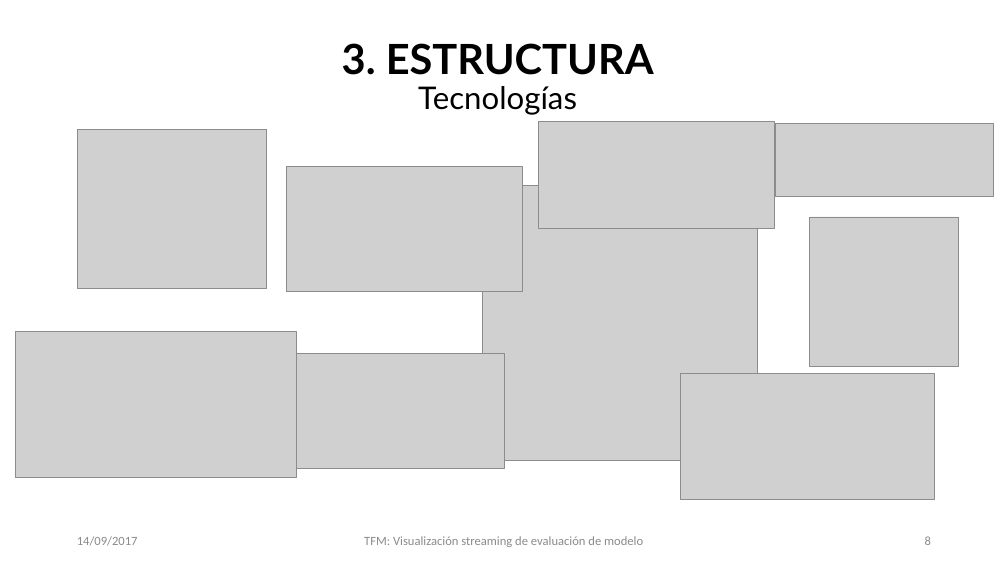
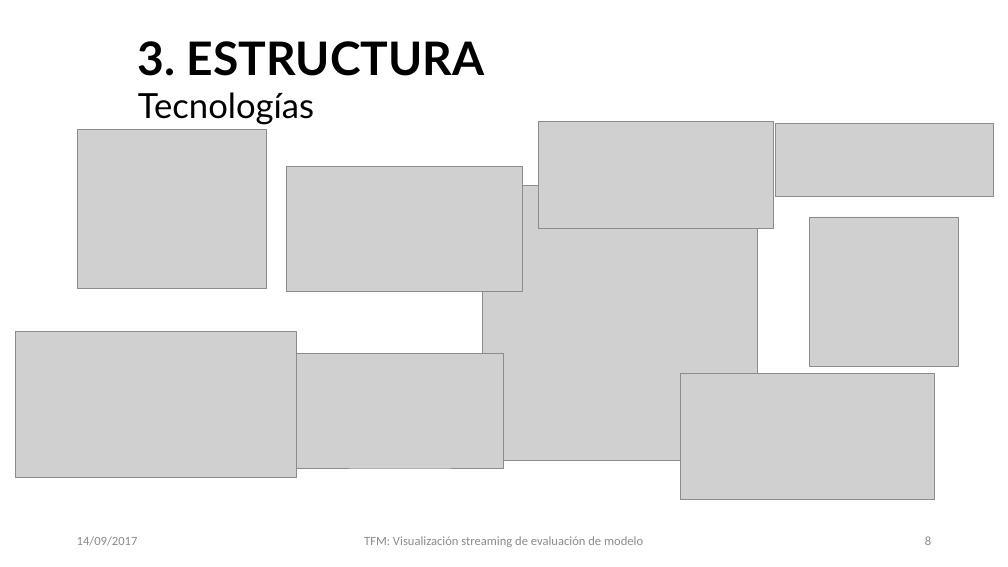
Before and after one commit to IABcb/TFM, a slide deck: slide 8 of slides/TFM.pptx. Drawn at 1008x567 pixels with LibreOffice and Linux fonts; fonts in the diff are those of the drawing; grey boxes stand for pictures; background and template pictures are left out. Boxes give left, top, right and bottom in pixels: in the first picture for what was removed or moved away, otherwise in the second. Text is boxed around its words. In the diff, an @@ line names an element or a change of style, - is before the commit and + after.

```diff
--- a/slides/TFM.pptx
+++ b/slides/TFM.pptx
@@ text at (138,41,485,125): text changed; size 39.6 to 44 pt @@
-3. ESTRUCTURA
-Tecnologías
+3. ESTRUCTURA
+Tecnologías
@@ text "14/09/2017" at (77,536,138,546): text colour #8C8C8C to #8B8B8B @@
@@ text "TFM: Visualización streaming de evaluación ..." at (364,536,643,547): text colour #8C8C8C to #8B8B8B @@
```
Also in this commit, not shown: 10 other slides changed, 14 other files.
